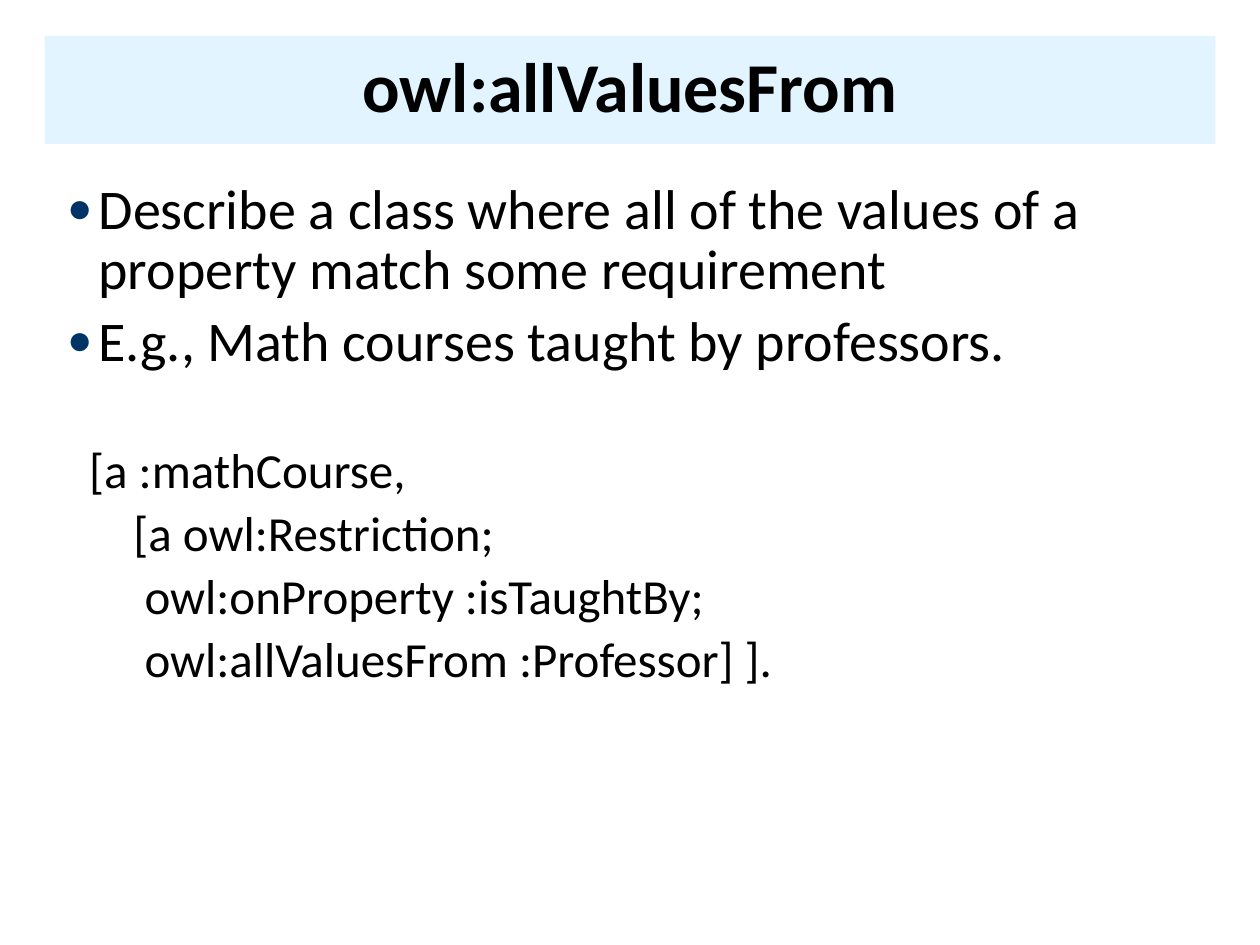
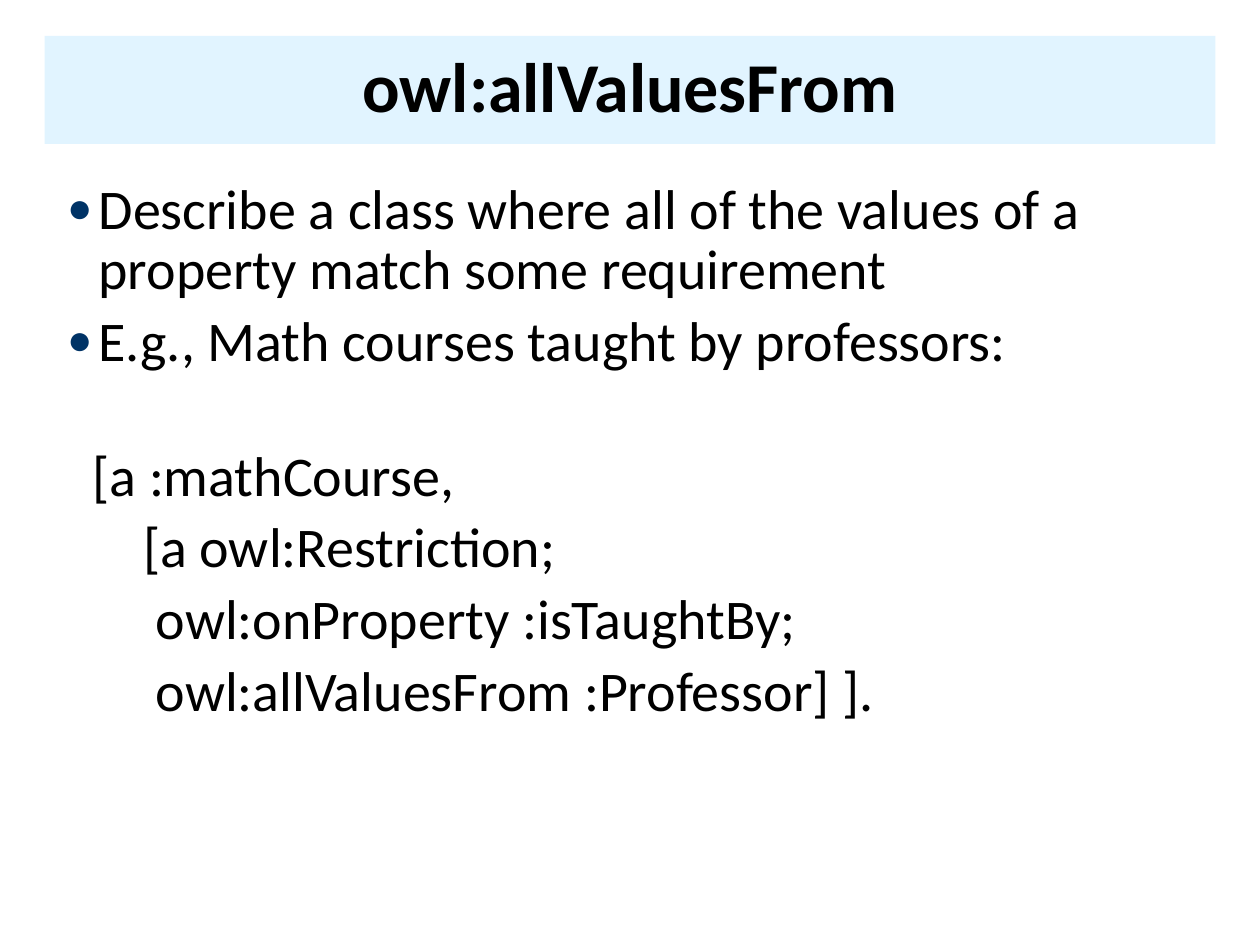
Before and after one commit to UMBC-CMSC-491-691-F19-Knowledge-Graphs/class_material, a slide deck: slide 41 of notes/07_owl/07OWL.pptx (slide 50 before the commit). Drawn at 1260x945 pixels with LibreOffice and Linux fonts; fonts in the diff are those of the drawing. Boxes give left, top, right and bottom in pixels: in the first picture for what was removed or moved away, otherwise in the second. Text is boxed around its words. In the diff, an @@ line names an element or a change of style, - is before the commit and + after.

```diff
--- a/notes/07_owl/07OWL.pptx
+++ b/notes/07_owl/07OWL.pptx
@@ text at (x1=99, y1=322, x2=1006, y2=371): text changed @@
-● E.g., Math courses taught by professors.
+● E.g., Math courses taught by professors:
@@ text at (x1=92, y1=455, x2=830, y2=719): size 28 to 32 pt in "[a :mathCourse,", "[a owl:Restriction;", "owl:onProperty :isTaughtBy;", "owl:allValuesFrom :Professor] ]." @@
```
Also in this commit, not shown: 19 other slides changed, 12 slides removed, 24 other files.
